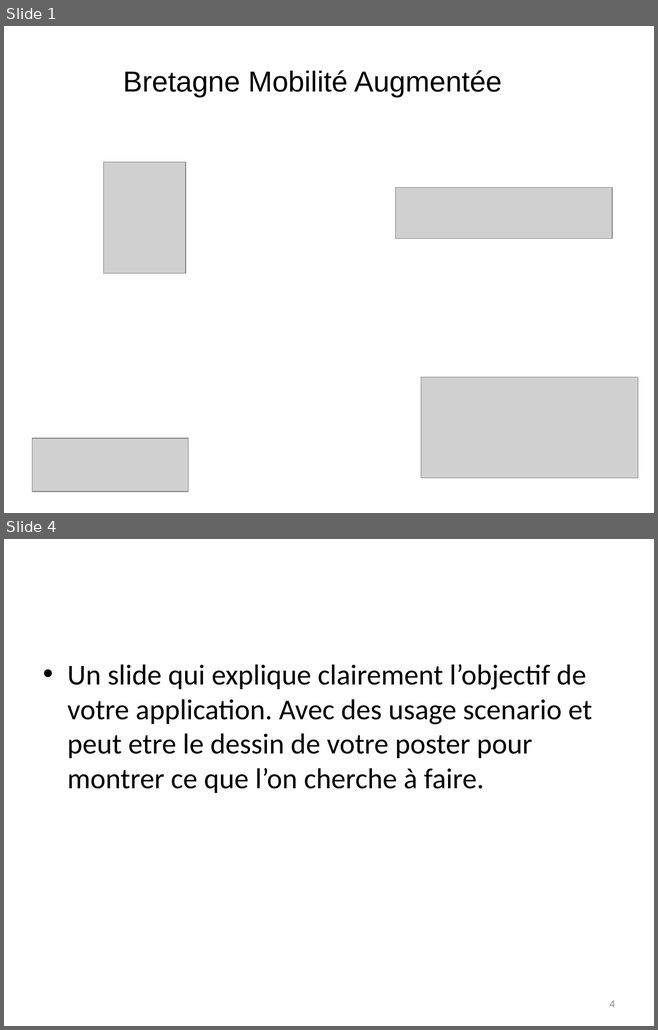
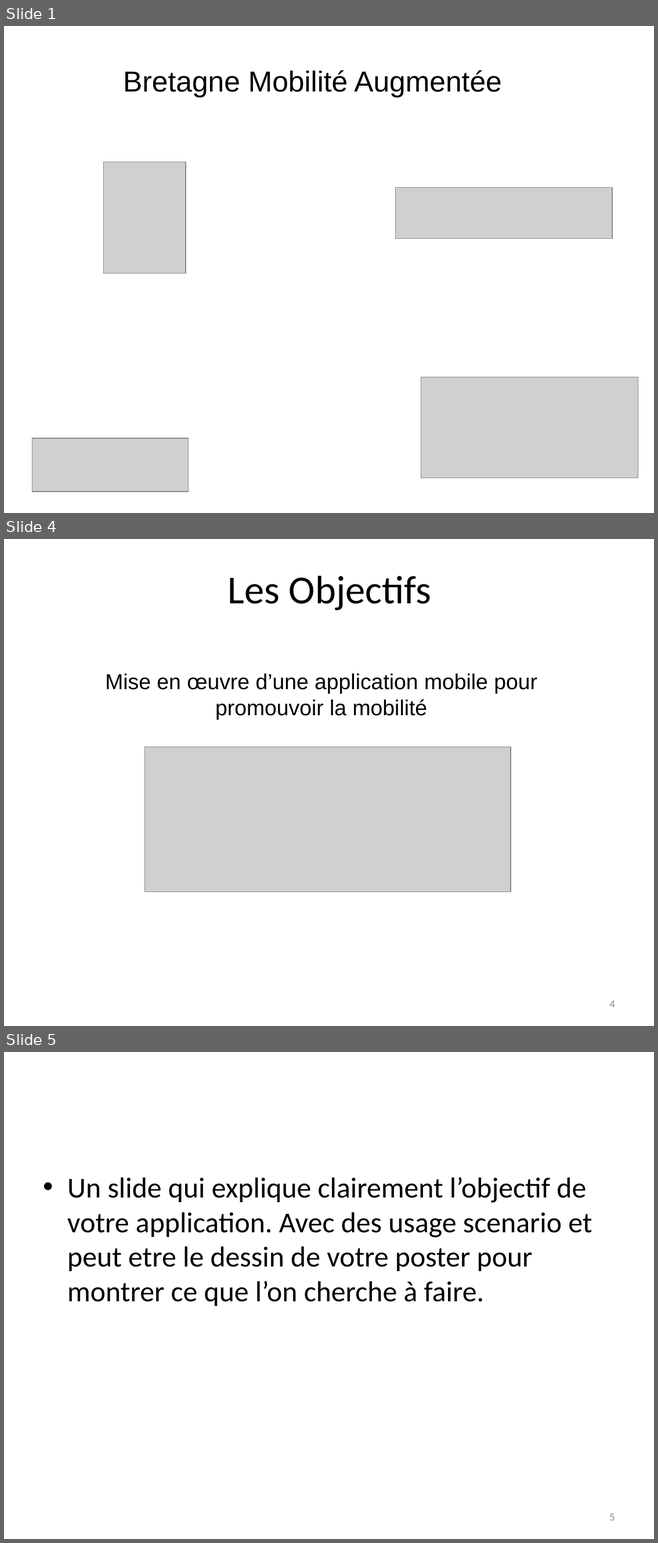
Before and after one commit to gestinronan/Projet-BMA, a slide deck: Documents/presentation BMA.pptx. Shown one above the other, each under a label of ours: slides 1 and 4 before the commit, slides 1, 4 and 5 after it; the slides between them are not shown. The pictures are 658x1030 and 658x1543 pixels, drawn with LibreOffice and Linux fonts; fonts in the diff are those of the drawing; grey boxes stand for pictures; background and template pictures are left out. Boxes give left, top, right and bottom in pixels: in the first picture for what was removed or moved away, otherwise in the second. Text is boxed around its words. In the diff, an @@ line names an element or a change of style, - is before the commit and + after.

```diff
--- a/Documents/presentation BMA.pptx
+++ b/Documents/presentation BMA.pptx
@@ slide 4 added at (4, 539, 654, 1026), background picture (left out) @@
@@ title added at (228, 576, 431, 610), 44 pt, text #000000 @@
+Les Objectifs
@@ text added at (105, 674, 537, 720), 24 pt, text #000000 @@
+Mise en œuvre d’une application mobile pour promouvoir la mobilité
@@ picture added at (145, 747, 511, 892) @@
@@ page number added at (609, 1001, 614, 1008), 12 pt, text #898989 @@
+4
@@ what was slide 4 is now slide 5 @@
@@ page number at (609, 1514, 614, 1521): text changed @@
-4
+5
```
Also in this commit, not shown: 3 slides changed, 1 other slide added.
